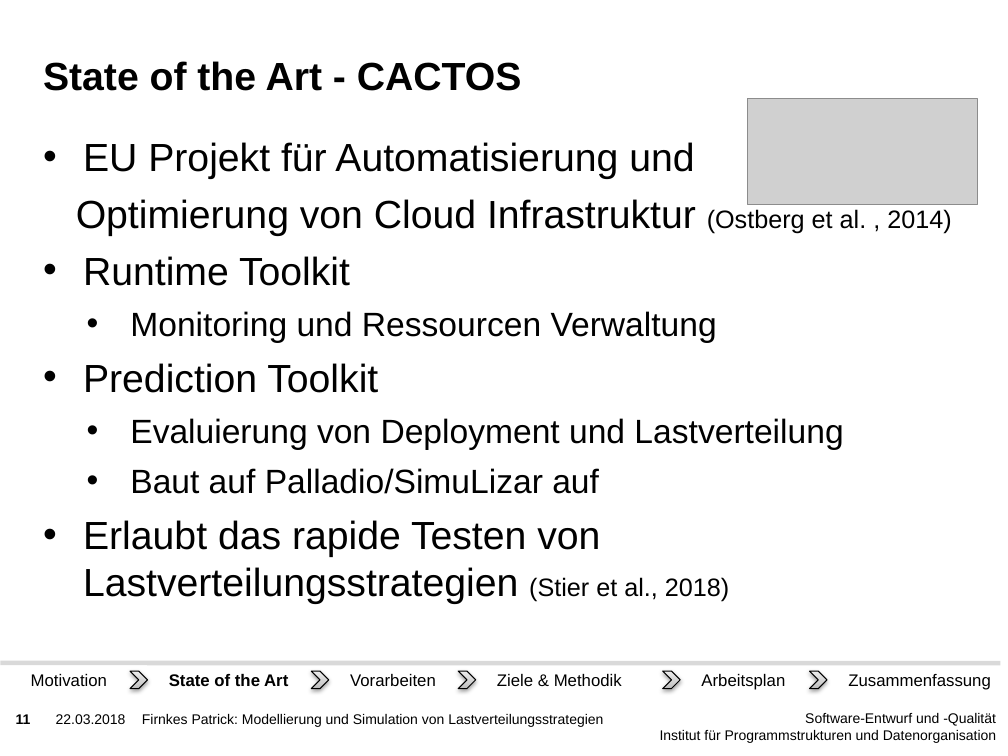
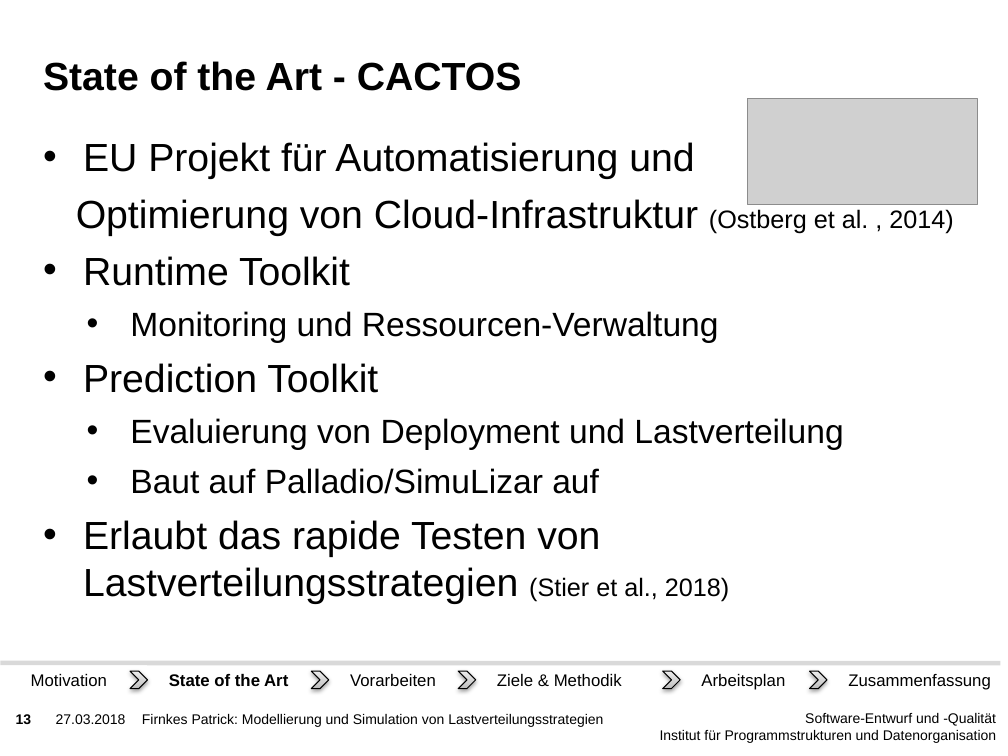
Before and after one commit to PatFirn/wlcg-loadbalancing, a slide deck: slide 13 of presentations/projekt-antrag.pptx (slide 11 before the commit). Drawn at 1008x756 pixels with LibreOffice and Linux fonts; fonts in the diff are those of the drawing; grey boxes stand for pictures; background and template pictures are left out. Boxes give left, top, right and bottom in pixels: in the first picture for what was removed or moved away, otherwise in the second. Text is boxed around its words. In the diff, an @@ line names an element or a change of style, - is before the commit and + after.

```diff
--- a/presentations/projekt-antrag.pptx
+++ b/presentations/projekt-antrag.pptx
@@ text at [76,199,953,236]: text changed @@
-Optimierung von Cloud Infrastruktur (Ostberg et al. , 2014)
+Optimierung von Cloud-Infrastruktur (Ostberg et al. , 2014)
@@ text at [130,311,719,343]: text changed @@
-  • Monitoring und Ressourcen Verwaltung
+  • Monitoring und Ressourcen-Verwaltung
@@ page number at [16,714,32,724]: text changed @@
-11
+13
@@ text at [56,714,126,724]: text changed @@
-22.03.2018
+27.03.2018
```
Also in this commit, not shown: 29 other slides changed, 3 slides added.
